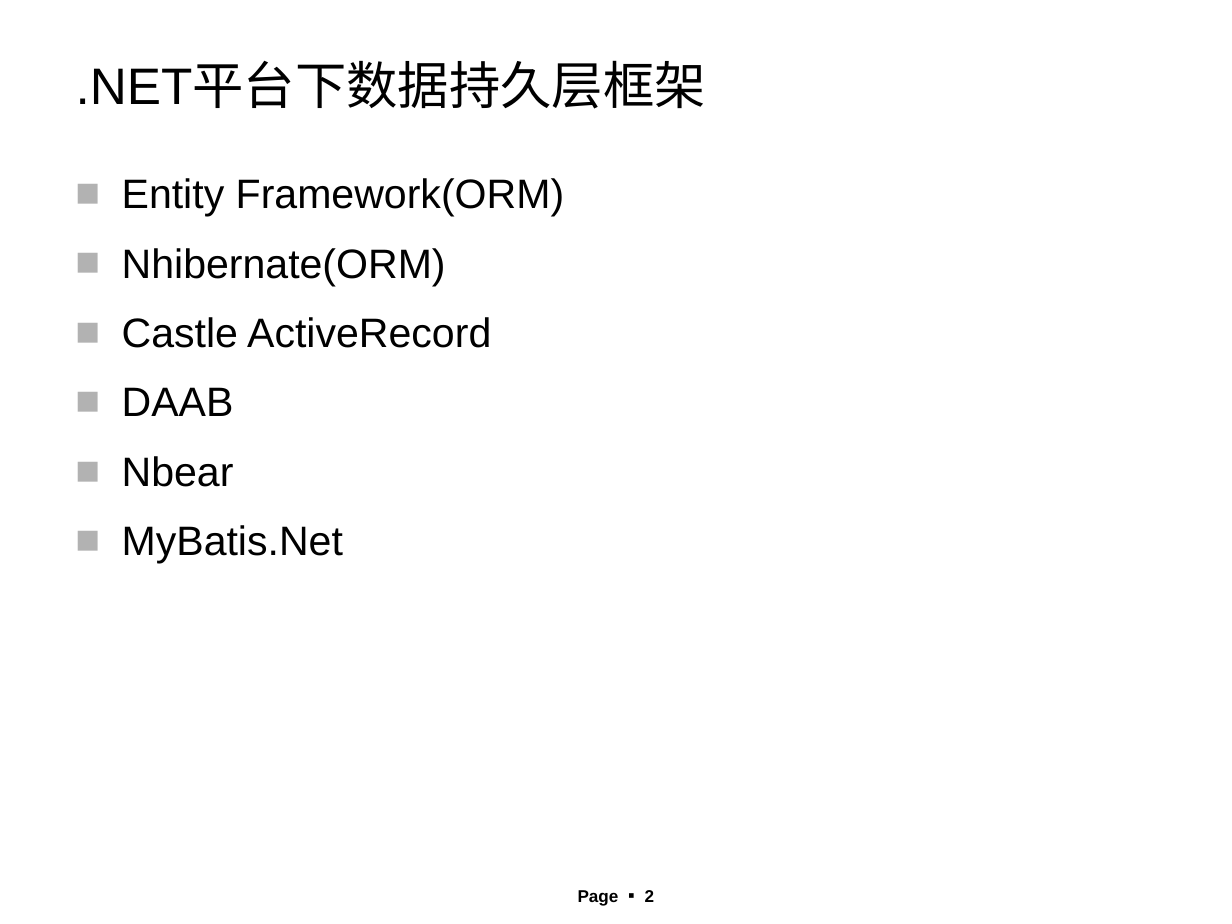
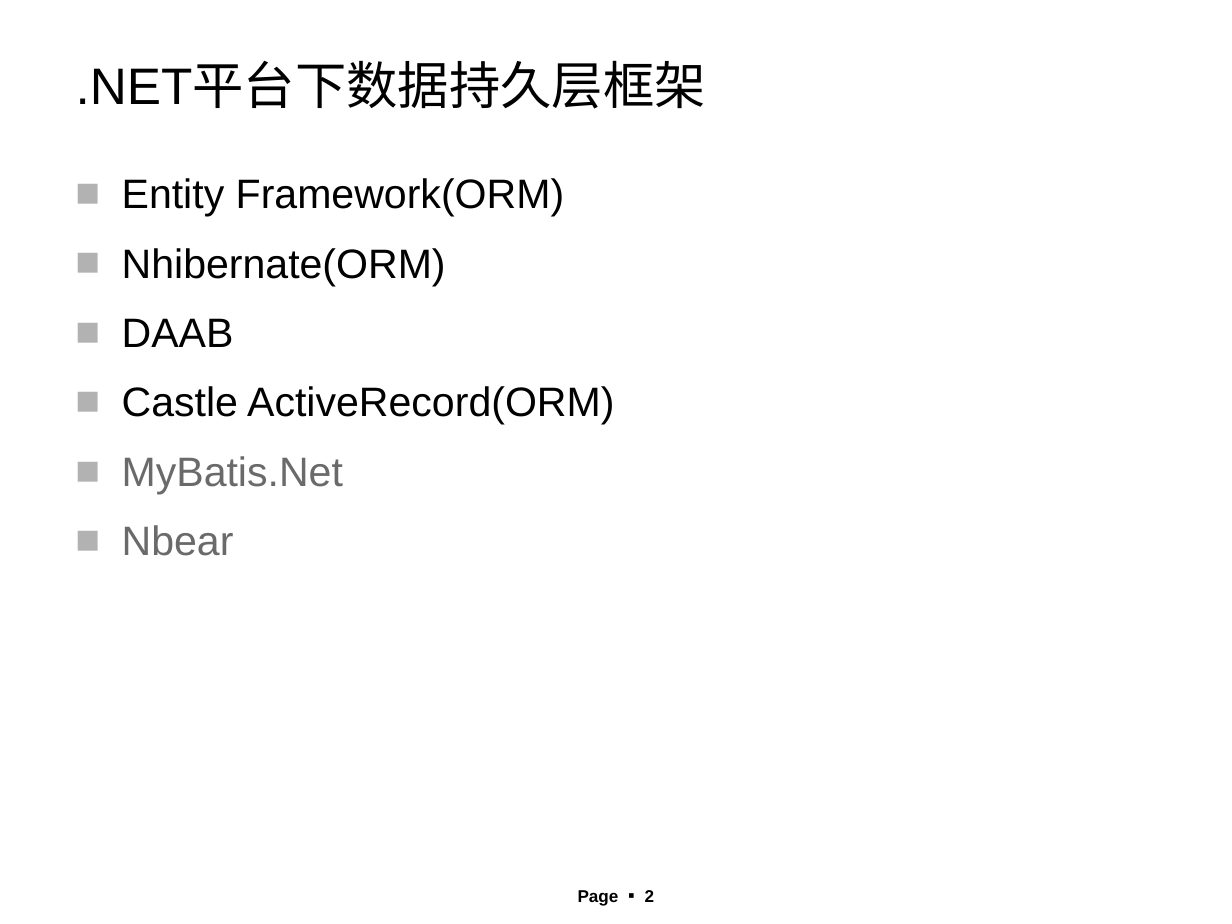
Before and after one commit to angrywindsoffice/anrgywindsPerson, a slide deck: slide 2 of Data Persistence Framework Pre-Research.ppt. Drawn at 1232x924 pixels with LibreOffice and Linux fonts; fonts in the diff are those of the drawing; background and template pictures are left out. Boxes give left, top, right and bottom in pixels: in the first picture for what was removed or moved away, otherwise in the second. Text is boxed around its words. In the diff, an @@ line names an element or a change of style, - is before the commit and + after.

```diff
--- a/Data Persistence Framework Pre-Research.ppt
+++ b/Data Persistence Framework Pre-Research.ppt
@@ text at (122,317,491,348): paragraph removed @@
-■ Castle ActiveRecord
@@ text at (122,386,614,494): paragraphs added @@
+■ Castle ActiveRecord(ORM)
+■ MyBatis.Net
@@ text at (122,525,343,564): paragraph removed @@
-■ MyBatis.Net
@@ text at (122,525,234,556): text colour #000000 to #6A6A6A in "Nbear" @@
```
Also in this commit, not shown: 2 other slides changed, 3 slides removed, 7 other files.
